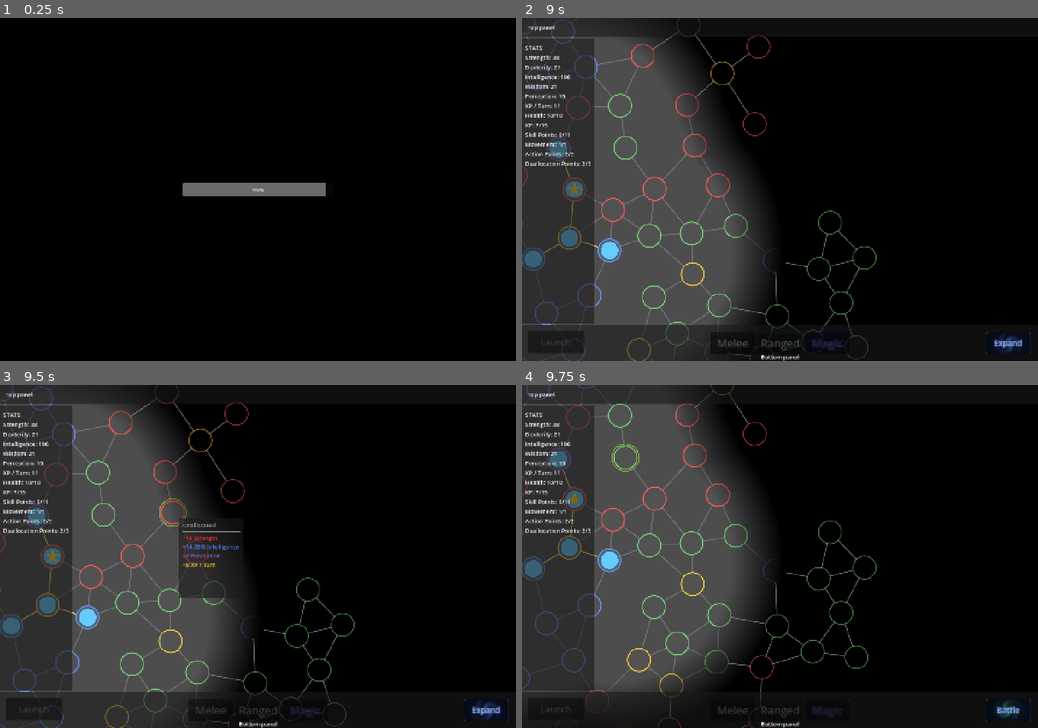
Above: before the commit, frames 1-4 (two rows, left to right).
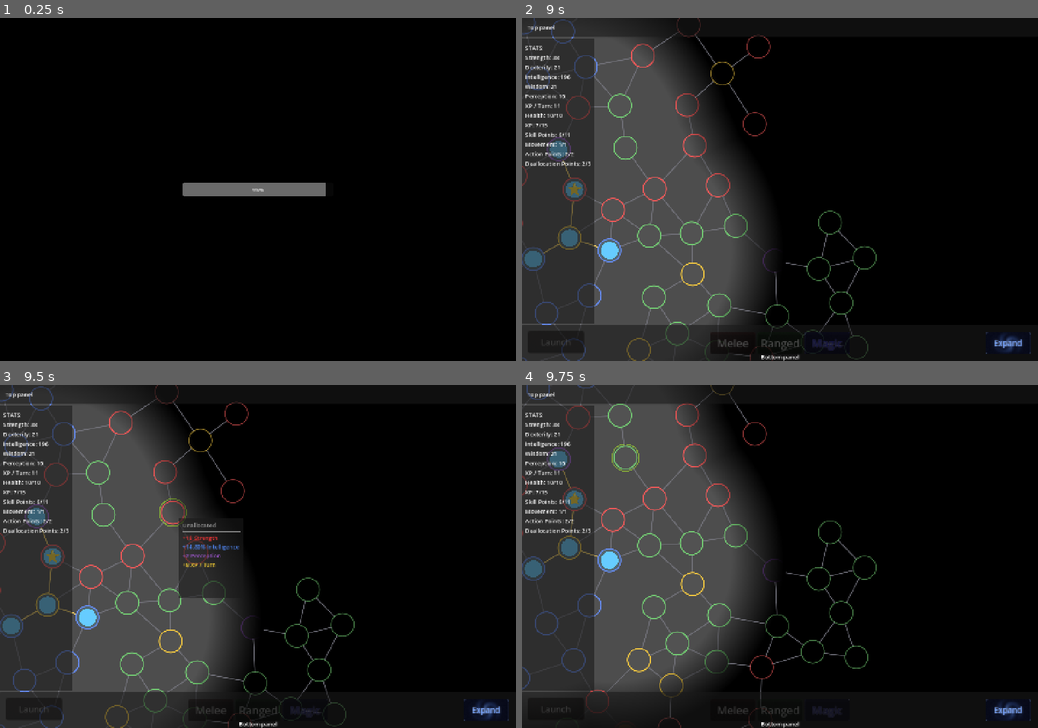
Above: after the commit, the same moments.

Repository: Koaieus/skill-tree-of-life
Game: Godot game, scene res://scenes/first_level_sandbox.tscn
Same seed, same stepped clock (60 frames per second), same inputs: the game is played once before the commit and once after it. This scene is started directly instead of the project's main scene.
Inputs (mouse positions are in pixels of both pictures, inside the frame that each line leads up to):
- Up to frame 1 (0.25 s): no input
- Up to frame 2 (9 s): tap Enter at 0.5, 8 s; drag from (780, 189) to (826, 107) at 0.52 s; drag from (862, 189) to (774, 237) at 1.27 s; click "Expand" at 2 s; click "Battle" at 2.75 s; click "Melee" at 3.5 s; click "Ranged" at 4.25 s; click "Magic" at 5 s; click "End Turn" at 5.75 s; tap Space at 6.5, 8.75 s; move the mouse to (831, 148) at 6.52 s; hold Right (ui_right) 6.53-7.25 s; tap Ctrl at 6.6 s; click (831, 148) at 6.67 s; drag from (573, 237) to (630, 148) at 7.27 s; drag from (558, 148) to (614, 210) at 8.02 s; drag from (614, 210) to (697, 144) at 8.77 s
- Up to frame 3 (9.5 s): no input
- Up to frame 4 (9.75 s): tap Enter at 9.5 s; move the mouse to (620, 474) at 9.52 s; hold Down (ui_down) from 9.53 s (still down); tap C at 9.6 s; click (620, 474) at 9.67 s

Frames 1-3 are identical in both runs. In frame 4, 0.2% of the frame differs, in the area x 91-98%, y 92-98%.

Commit message:
feat(ai): scaffold EntityController + skip-turn AIController for NPCs
Introduces a self-driven turn-driver hierarchy so NPC entities can act on
their own turn. EntityController is an abstract Node that auto-resolves
its target entity from its parent, subscribes to TurnManager.turn_started,
and dispatches to a virtual take_turn() when its entity is active.
AIController is the first concrete impl: waits a 0.2s beat and ends the
turn — placeholder for a real policy.

Player entities deliberately have no EntityController; PlayerInputController
remains the event-driven input adapter. The two shapes (self-completing
async vs. externally-completed gate) don't benefit from a common base yet.

GameRoot.spawn_entity gains a with_ai flag; procgen_play_sandbox sets it
for enemy spawns.

Co-Authored-By: Claude Opus 4.7 <noreply@anthropic.com>

Diff:
--- /dev/null
+++ b/entity/controller/ai_controller.gd
@@ -0,0 +1,18 @@
+class_name AIController
+extends EntityController
+
+## Skip-turn AI. Waits a beat (so the player can register whose turn it was)
+## and immediately ends the turn. Placeholder for a real policy: future
+## subclasses or strategy resources will pick allocations, attacks, etc.,
+## before calling end_turn.
+
+## Seconds to pause before ending the turn. Cosmetic — gives the human a
+## visual cue that an NPC just acted.
+@export var turn_delay: float = 0.2
+
+
+func take_turn() -> void:
+	if turn_delay > 0.0:
+		await get_tree().create_timer(turn_delay).timeout
+	if _turn_manager != null:
+		_turn_manager.end_turn()
--- /dev/null
+++ b/entity/controller/entity_controller.gd
@@ -0,0 +1,43 @@
+@abstract
+class_name EntityController
+extends Node
+
+## Drives an [Entity] through its turn. Subscribes to
+## [signal TurnManager.turn_started] and dispatches to [method take_turn]
+## when the wired entity is the active one.
+##
+## Player entities use [PlayerInputController] (a sibling system, event-driven
+## off UI clicks) rather than an EntityController — humans don't need a
+## decision-making hook, just an input adapter. EntityController is the
+## self-driven path: AI today, scripted setpieces tomorrow.
+##
+## Auto-resolves [member entity] from its parent if left null, so attaching as
+## a child of an Entity is enough wiring.
+
+@export var entity: Entity = null
+
+var _turn_manager: TurnManager
+
+
+func _ready() -> void:
+	if entity == null:
+		entity = get_parent() as Entity
+	if entity == null:
+		push_warning("%s has no entity wired and no Entity parent; idle" % name)
+		return
+	_turn_manager = get_tree().get_first_node_in_group(TurnManager.GROUP) as TurnManager
+	if _turn_manager == null:
+		push_warning("%s found no TurnManager; idle" % name)
+		return
+	_turn_manager.turn_started.connect(_on_turn_started)
+
+
+func _on_turn_started(active: Entity) -> void:
+	if active != entity:
+		return
+	take_turn()
+
+
+## Override. Decide and execute this entity's turn, then call
+## [method TurnManager.end_turn]. May await — VFX, animations, etc.
+@abstract func take_turn() -> void
--- a/scenes/game_root.gd
+++ b/scenes/game_root.gd
@@ -95,6 +95,7 @@
 	color: Color,
 	core_location: SkillNode = null,
 	core_class: CoreClass = null,
+	with_ai: bool = false,
 ) -> Entity:
 	var ent := Entity.new()
 	ent.name = ent_name
@@ -106,6 +107,10 @@
 	if core_location != null:
 		allocation_system.force_allocate(ent, core_location)
 		ent.core_location = core_location
+	if with_ai:
+		var ai := AIController.new()
+		ai.name = "AIController"
+		ent.add_child(ai)
 	return ent
 
 
--- a/scenes/procgen_play_sandbox.gd
+++ b/scenes/procgen_play_sandbox.gd
@@ -63,7 +63,7 @@
 	var enemies: Array[Entity] = []
 	for i in range(1, starting_nodes.size()):
 		var color: Color = enemy_colors[(i - 1) % enemy_colors.size()] if not enemy_colors.is_empty() else Color.RED
-		enemies.append(spawn_entity("Enemy_%d" % i, color, starting_nodes[i], core_class))
+		enemies.append(spawn_entity("Enemy_%d" % i, color, starting_nodes[i], core_class, true))
 
 	# Wire systems that needed live entities (edit-time NodePaths can't bind
 	# to nodes that don't exist yet).
Not shown, added: entity/controller/ai_controller.gd.uid
Not shown, added: entity/controller/entity_controller.gd.uid
